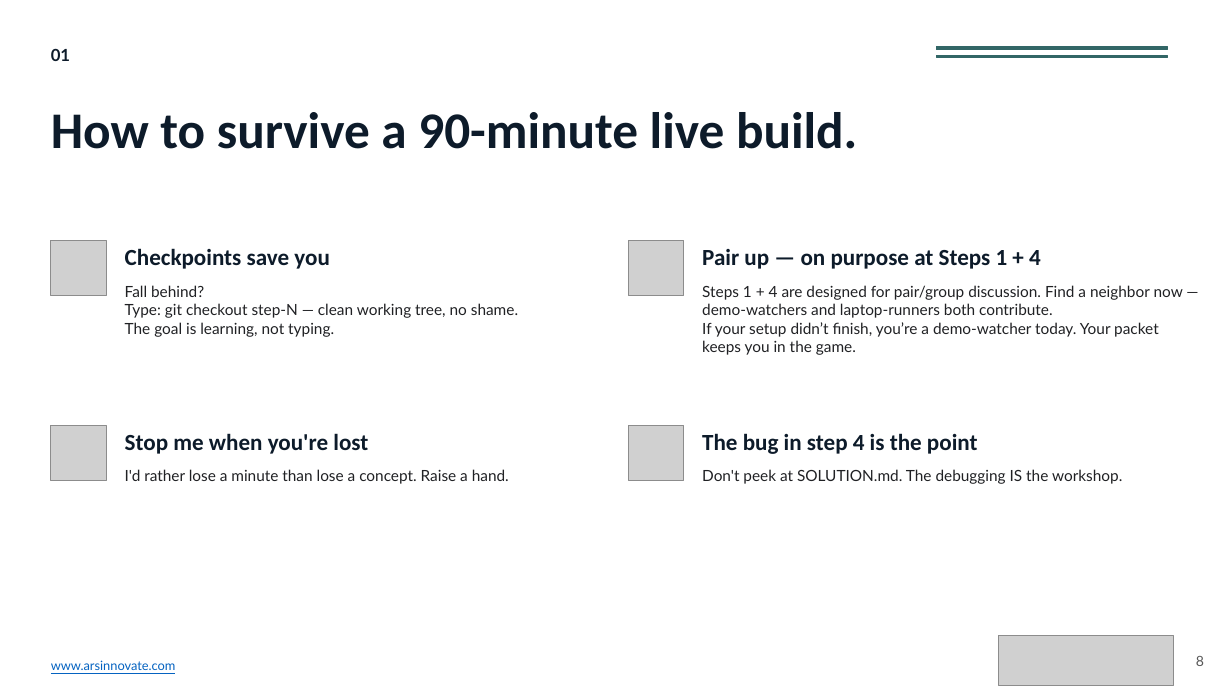
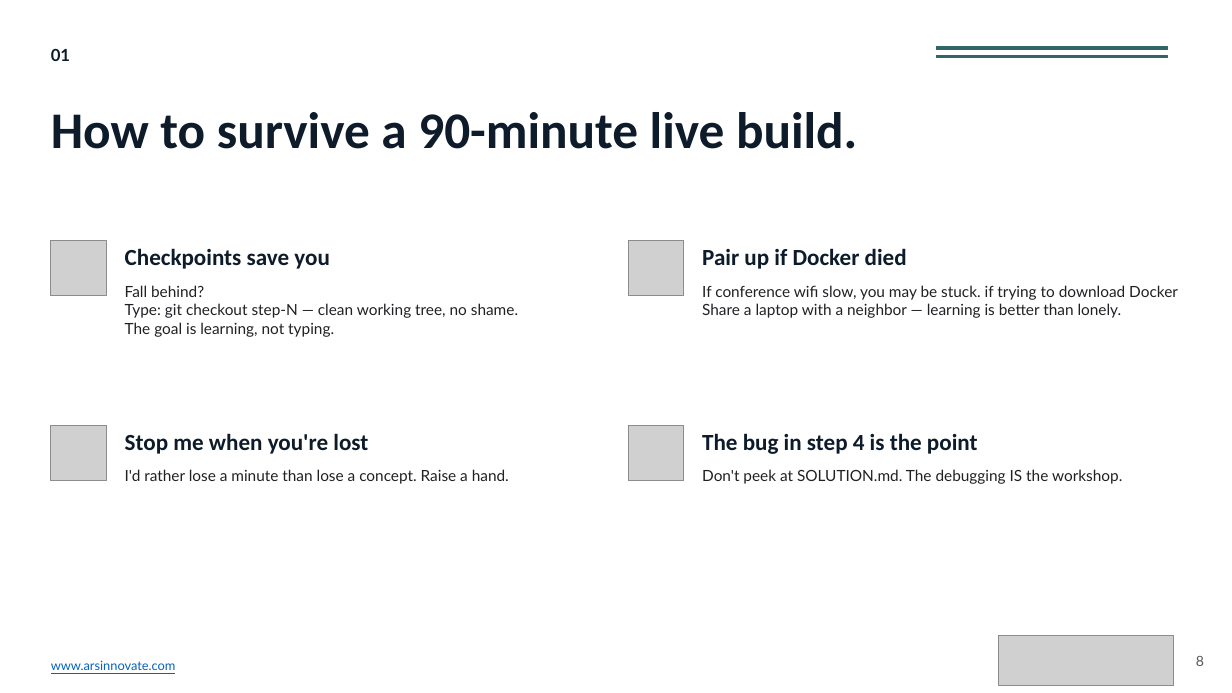
Before and after one commit to gigimcc4/DevOpsDays_llmops, a slide deck: slide 9 of Hands-On-ish_LLMOps.pptx. Drawn at 1232x693 pixels with LibreOffice and Linux fonts; fonts in the diff are those of the drawing; grey boxes stand for pictures. Boxes give left, top, right and bottom in pixels: in the first picture for what was removed or moved away, otherwise in the second. Text is boxed around its words. In the diff, an @@ line names an element or a change of style, - is before the commit and + after.

```diff
--- a/Hands-On-ish_LLMOps.pptx
+++ b/Hands-On-ish_LLMOps.pptx
@@ text at box(702, 248, 907, 269): text changed @@
-Pair up — on purpose at Steps 1 + 4
+Pair up if Docker died
@@ text at box(702, 285, 1178, 318): text changed @@
-Steps 1 + 4 are designed for pair/group discussion. Find a neighbor now — demo-watchers and laptop-runners both contribute.
-If your setup didn’t finish, you’re a demo-watcher today. Your packet keeps you in the game.
+If conference wifi slow, you may be stuck. if trying to download Docker
+Share a laptop with a neighbor — learning is better than lonely.
```
Also in this commit, not shown: 4 other slides changed, 4 slides removed, 1 other file.
